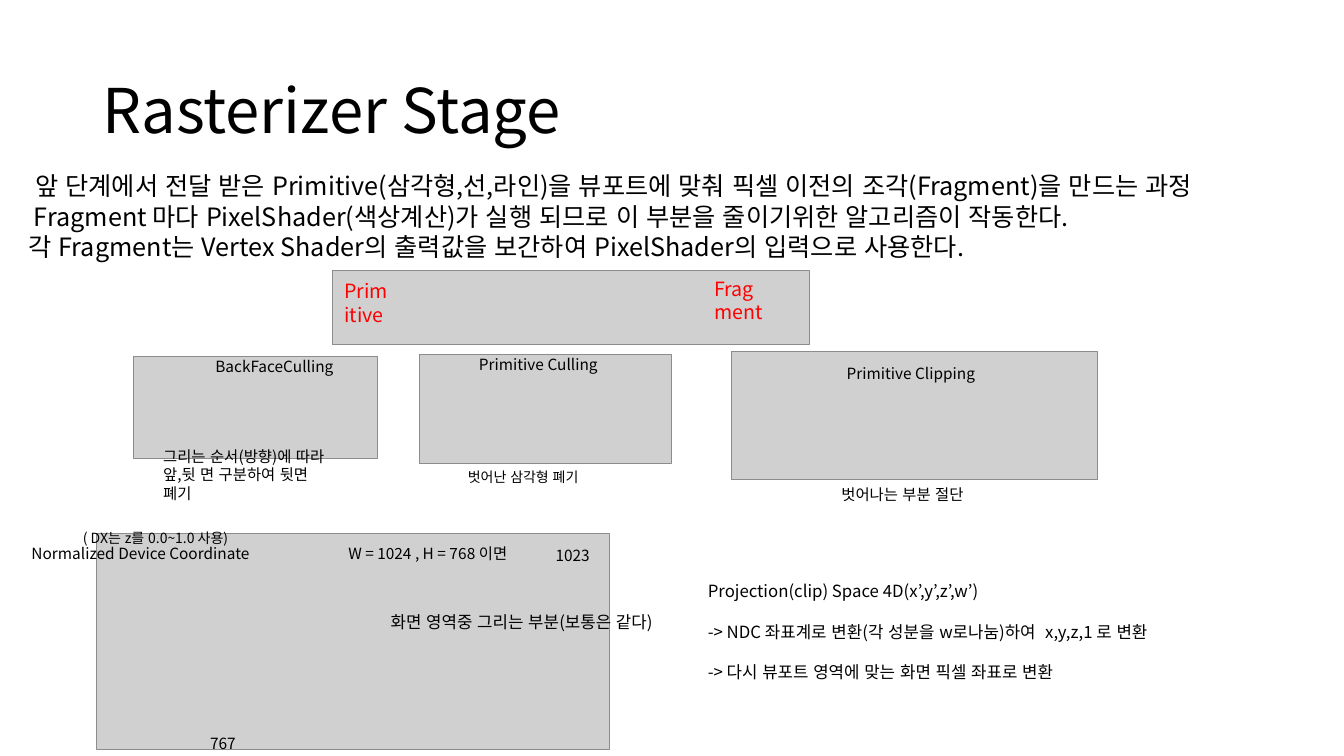
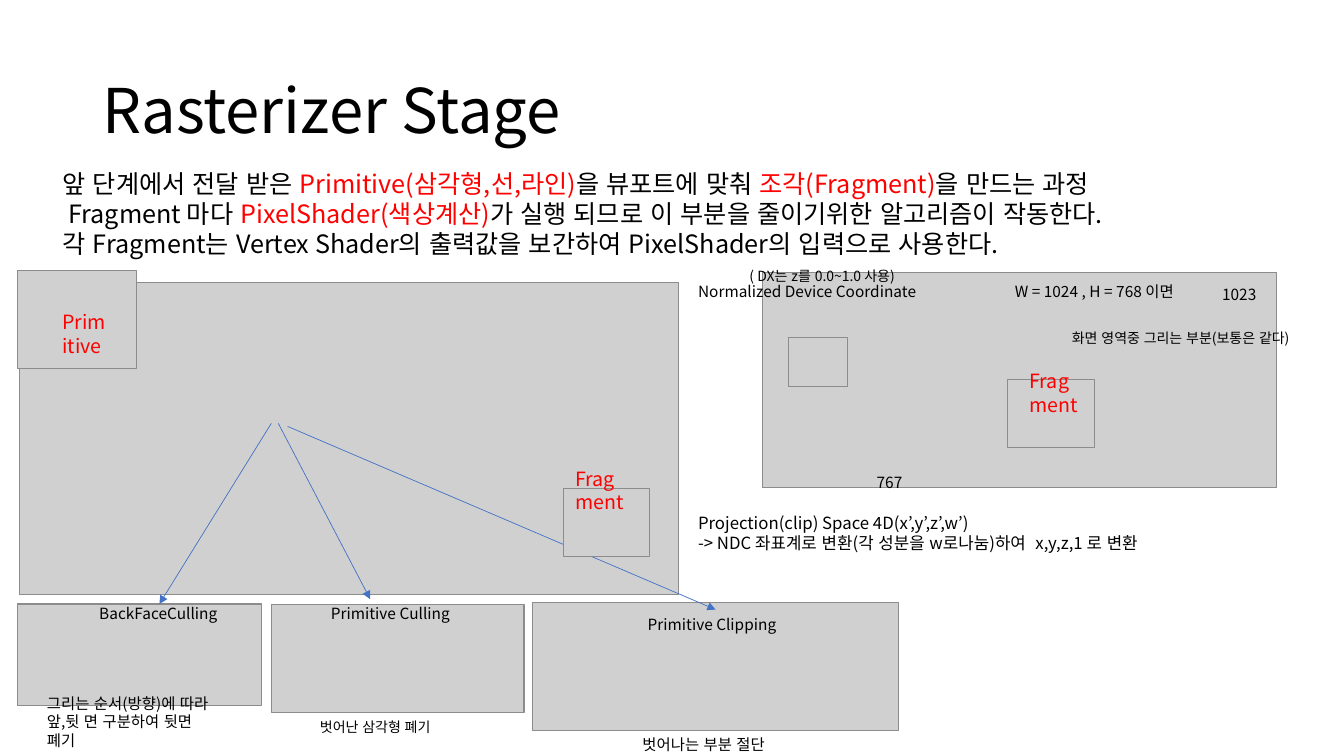
Before and after one commit to ldw9981/D3D11_Tutorial, a slide deck: slide 10 of Documents/02기초-삼각형그리기.pptx (slide 9 before the commit). Drawn at 1344x756 pixels with LibreOffice and Linux fonts; fonts in the diff are those of the drawing; grey boxes stand for pictures. Boxes give left, top, right and bottom in pixels: in the first picture for what was removed or moved away, otherwise in the second. Text is boxed around its words. In the diff, an @@ line names an element or a change of style, - is before the commit and + after.

```diff
--- a/Documents/02기초-삼각형그리기.pptx
+++ b/Documents/02기초-삼각형그리기.pptx
@@ text "앞 단계에서 전달 받은 Primitive(삼각형,선,라인)을 ...": place and size @@
-text "앞 단계에서 전달 받은 Primitive(삼각형,선,라인)을 ..." at bbox=[28, 174, 1192, 262]
+text "앞 단계에서 전달 받은 Primitive(삼각형,선,라인)을 ..." at bbox=[63, 172, 1103, 260]
@@ text "Primitive": place and size @@
-text "Primitive" at bbox=[272, 174, 572, 200]
+text "Primitive" at bbox=[300, 172, 600, 198]
@@ text at bbox=[63, 172, 1089, 199]: text changed; text colour #000000 to #FF0000 @@
-앞 단계에서 전달 받은 Primitive(삼각형,선,라인)을 뷰포트에 맞춰 픽셀 이전의 조각(Fragment)을 만드는 과정
+앞 단계에서 전달 받은 Primitive(삼각형,선,라인)을 뷰포트에 맞춰 조각(Fragment)을 만드는 과정
@@ text "Fragment": place and size @@
-text "Fragment" at bbox=[862, 174, 1062, 202]
+text "Fragment" at bbox=[760, 172, 960, 199]
@@ text at bbox=[68, 197, 1103, 229]: text colour #000000 to #FF0000 in "PixelShader(색상계산)가" @@
@@ 3 texts, 1 picture: place and size @@
-3 texts, 1 picture at bbox=[91, 529, 610, 754]
+3 texts, 1 picture at bbox=[757, 267, 1277, 492]
@@ picture added at bbox=[17, 270, 137, 369] @@
@@ picture added at bbox=[19, 282, 679, 595] @@
@@ picture removed at bbox=[333, 271, 810, 345] @@
@@ text "Normalized Device Coordinate": place and size @@
-text "Normalized Device Coordinate" at bbox=[31, 543, 249, 563]
+text "Normalized Device Coordinate" at bbox=[698, 282, 916, 302]
@@ text "1023": place and size @@
-text "1023" at bbox=[556, 549, 590, 561]
+text "1023" at bbox=[1222, 288, 1256, 300]
@@ text "화면 영역중 그리는 부분(보통은 같다)": place and size @@
-text "화면 영역중 그리는 부분(보통은 같다)" at bbox=[391, 611, 653, 633]
+text "화면 영역중 그리는 부분(보통은 같다)" at bbox=[1072, 329, 1289, 347]
@@ text "화면 영역중 그리는 부분(보통은 같다)" at bbox=[1072, 329, 1289, 347]: size 12 to 10 pt @@
@@ picture added at bbox=[788, 338, 848, 387] @@
@@ picture added at bbox=[1008, 380, 1095, 448] @@
@@ arrow added from (271, 423) to (159, 604), #4472C4 0.5 pt @@
@@ arrow added from (278, 423) to (370, 599), #4472C4 0.5 pt @@
@@ arrow added from (287, 426) to (716, 610), #4472C4 0.5 pt @@
@@ text added at bbox=[566, 462, 638, 484], 14 pt, text #FF0000 @@
+Fragment
@@ picture added at bbox=[564, 489, 650, 557] @@
@@ text "Projection(clip) Space 4D(x’,y’,z’,w’)": place and size @@
-text "Projection(clip) Space 4D(x’,y’,z’,w’)" at bbox=[708, 583, 1148, 680]
+text "Projection(clip) Space 4D(x’,y’,z’,w’)" at bbox=[698, 515, 1138, 553]
@@ text "BackFaceCulling": place and size @@
-text "BackFaceCulling" at bbox=[215, 356, 333, 376]
+text "BackFaceCulling" at bbox=[99, 604, 217, 623]
@@ text "Primitive Culling": place and size @@
-text "Primitive Culling" at bbox=[479, 354, 598, 374]
+text "Primitive Culling" at bbox=[331, 604, 450, 623]
@@ picture: place and size @@
-picture at bbox=[133, 357, 377, 459]
+picture at bbox=[17, 604, 261, 706]
@@ picture: place and size @@
-picture at bbox=[419, 355, 673, 463]
+picture at bbox=[271, 605, 524, 713]
@@ 2 texts, 1 picture: place and size @@
-2 texts, 1 picture at bbox=[732, 352, 1098, 502]
+2 texts, 1 picture at bbox=[532, 603, 898, 752]
@@ text at bbox=[727, 664, 1053, 680]: paragraph removed @@
--> 다시 뷰포트 영역에 맞는 화면 픽셀 좌표로 변환
@@ text "그리는 순서(방향)에 따라": place and size @@
-text "그리는 순서(방향)에 따라" at bbox=[163, 449, 324, 483]
+text "그리는 순서(방향)에 따라" at bbox=[47, 696, 208, 730]
@@ text "벗어난 삼각형 폐기": place and size @@
-text "벗어난 삼각형 폐기" at bbox=[468, 470, 579, 483]
+text "벗어난 삼각형 폐기" at bbox=[320, 720, 431, 733]
```
Also in this commit, not shown: 2 other slides changed, 1 slide added.
